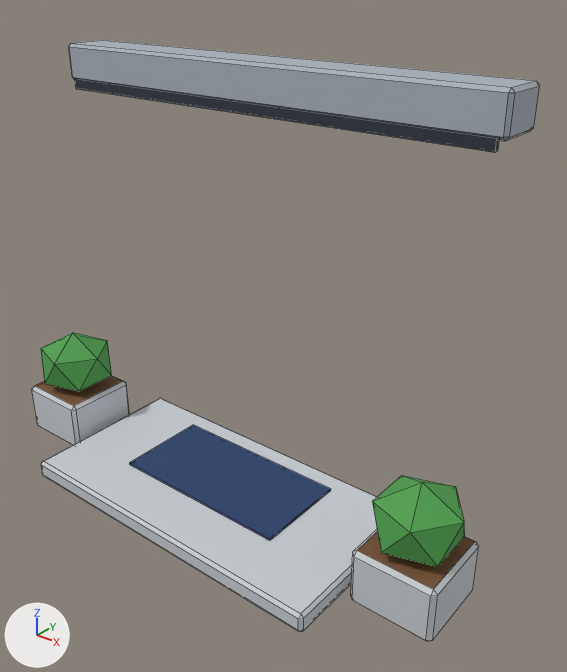
What one commit did to the FBX model docket-day/unity/Assets/Resources/kit/entrance.fbx.
Before and after are seen from a camera (50 mm lens) standing at (5.77, -5.86, 6.31) and looking at (0.69, 0.49, 2.37). Lighting does not change. The marker at lower left points along +X, +Y and +Z. The picture after the commit comes second. Mesh edges are drawn as thin lines.

The scene before the commit, as lines of its bpy script (objects in view):
```python
me_entrance = bpy.data.meshes.new('entrance')
me_entrance.from_pydata(...)  # 136 vertices, 156 faces; spans x -3.3..3.3, y -1.1..1.3, z 0.0..5.3
me_entrance.materials.append(mat_palette)  # picture img_palette_png
ob_entrance = bpy.data.objects.new('entrance', me_entrance)
ob_entrance.location = (0.0, 0.0, 0.0)
```
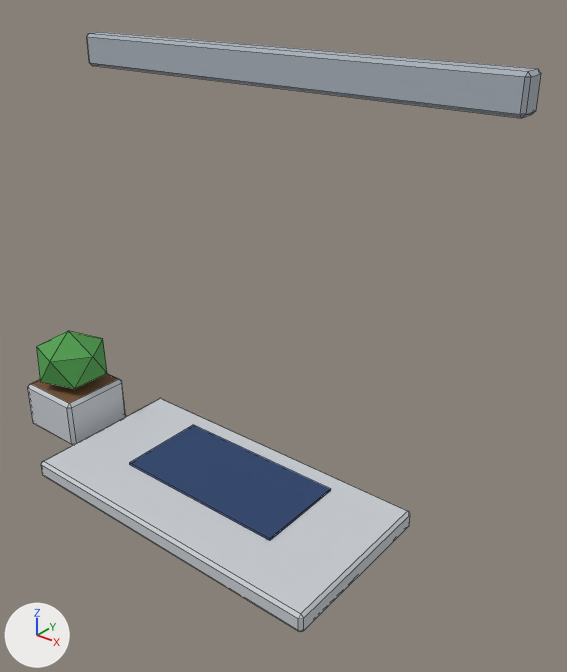
The change, as a list of edits to the scene's bpy script:
```text
Change me_entrance:
    used by ob_entrance; location = (0.0, 0.0, 0.0)
    remove me_entrance.from_pydata(...)  # 136 vertices, 156 faces; spans x -3.3..3.3, y -1.1..1.3, z 0.0..5.3
    add me_entrance.from_pydata(...)  # 92 vertices, 104 faces; spans x -3.4..3.0, y -1.1..1.3, z 0.0..5.4
    me_entrance part 1: the loose piece of 24 vertices spanning x -3.0..3.0, y 0.7..1.3, z 4.85..5.3 is rebuilt with 24 vertices and now spans x -3.0..3.0, y 1.0..1.3, z 5.0..5.4
    me_entrance part 2: the loose piece of 24 vertices spanning x 2.3..3.3, y -0.4..0.6, z 0.0..0.7 is deleted
    me_entrance part 3: the loose piece of 12 vertices spanning x 2.31..3.29, y -0.37..0.57, z 0.58..1.52 is deleted
    me_entrance part 4: the loose piece of 8 vertices spanning x -2.9..2.9, y 0.69..0.75, z 4.75..4.87 is deleted
    me_entrance part 5
    36 vertices in x -3.3..-2.3, y -0.4..0.6, z 0.0..1.52 move by (-0.1, 0.0, 0.0)
```

What differs and where, as boxes (x1, y1, x2, y2) in the pictures (567 x 672 px; the box of a moved part takes in the faces that stretch with it):
'entrance', reshaped: before (32, 40, 540, 641); after (28, 32, 541, 632)
part 1 of me_entrance, rebuilt (15% shorter): before (69, 40, 540, 141); after (87, 32, 541, 118)
part 2 of me_entrance, deleted: before (351, 530, 479, 641)
part 3 of me_entrance, deleted (green): before (372, 475, 465, 567)
part 4 of me_entrance, deleted: before (75, 79, 499, 152)
part 5 of me_entrance, moved or reshaped: before (32, 333, 130, 445); after (28, 331, 125, 445)
